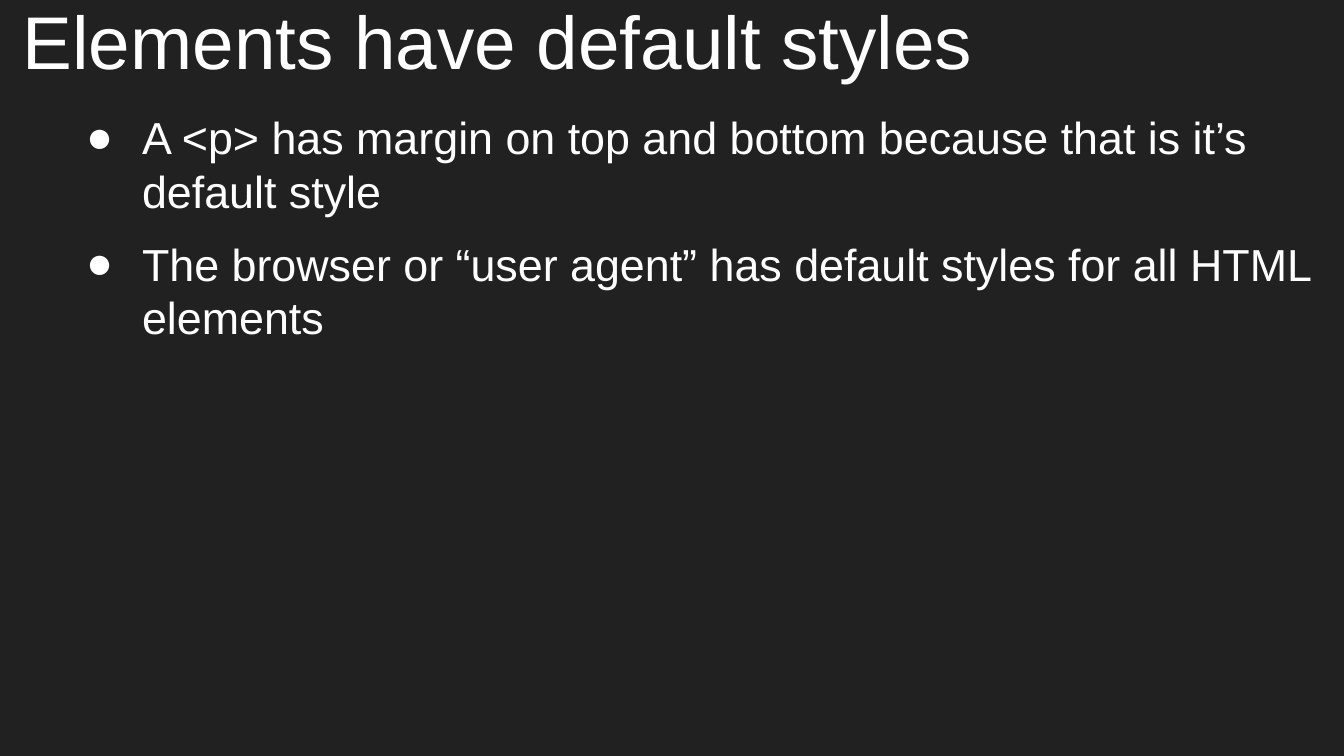
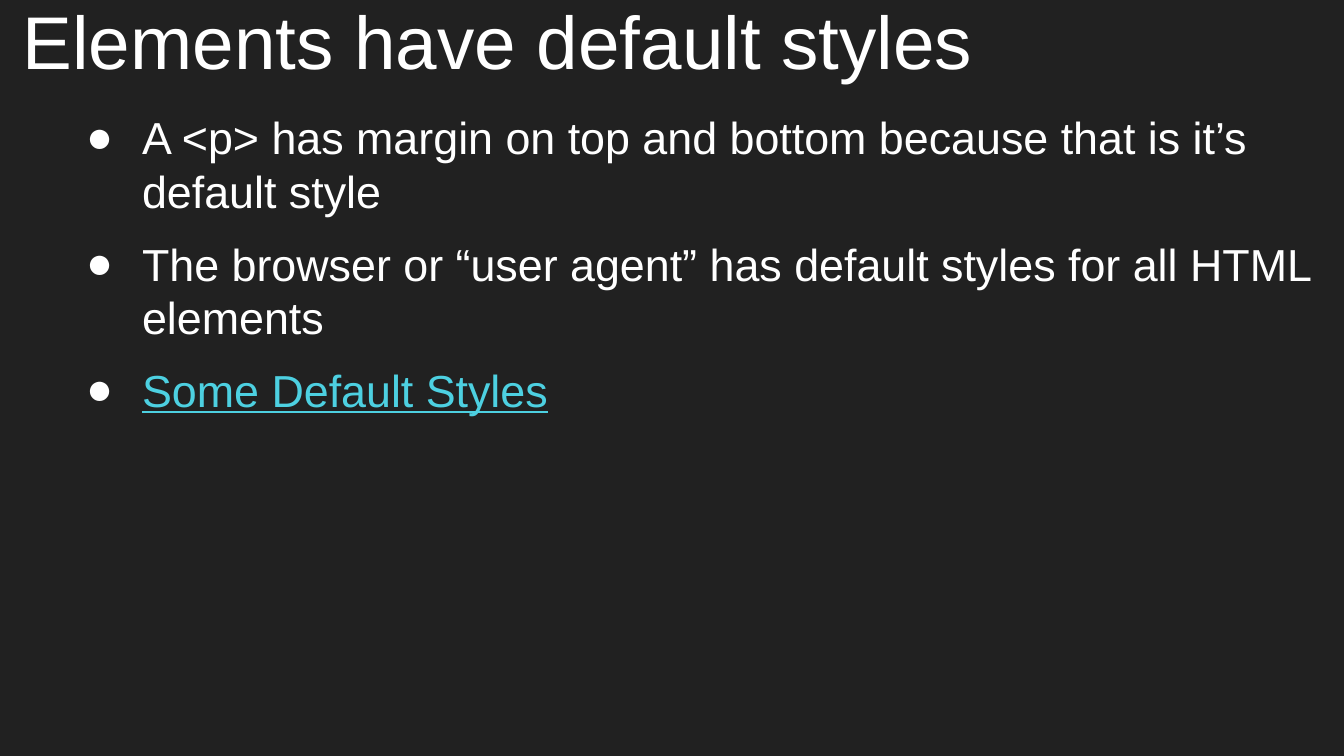
Before and after one commit to aleesham/lc101-unit2, a slide deck: slide 6 of slides/Unit 2 - LC 101 - Class 2.pptx. Drawn at 1344x756 pixels with LibreOffice and Linux fonts; fonts in the diff are those of the drawing. Boxes give left, top, right and bottom in pixels: in the first picture for what was removed or moved away, otherwise in the second. Text is boxed around its words. In the diff, an @@ line names an element or a change of style, - is before the commit and + after.

```diff
--- a/slides/Unit 2 - LC 101 - Class 2.pptx
+++ b/slides/Unit 2 - LC 101 - Class 2.pptx
@@ text at [142,374,548,416]: paragraph added @@
+● Some Default Styles
```
Also in this commit, not shown: 3 other slides changed, 4 slides added, 2 other files.
